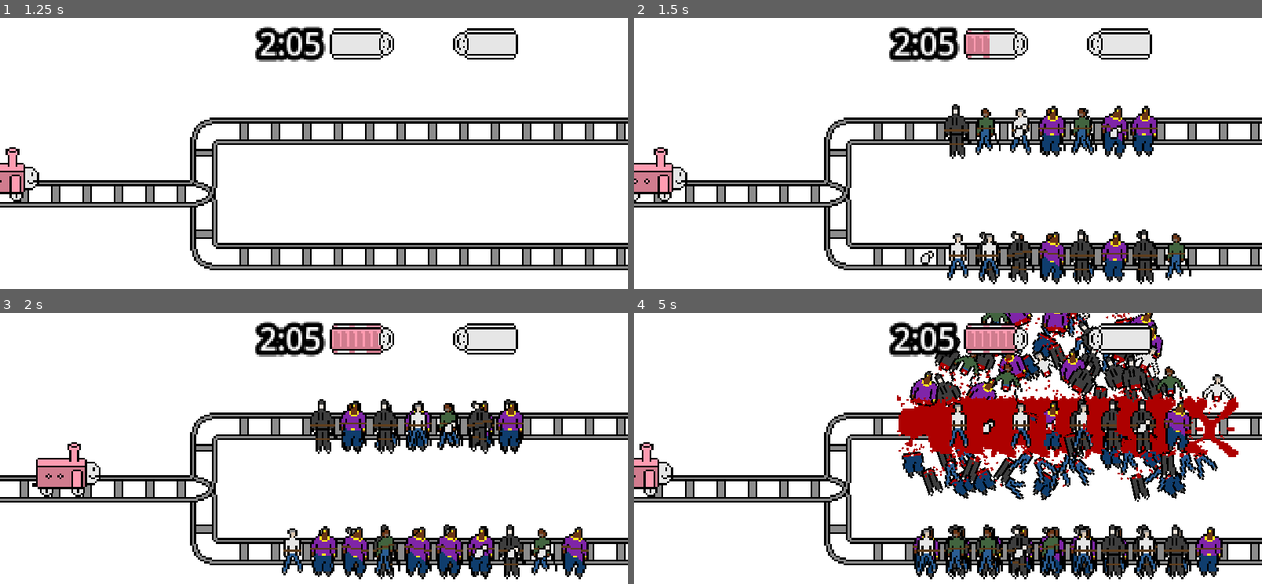
Above: before the commit, frames 1-4 (two rows, left to right).
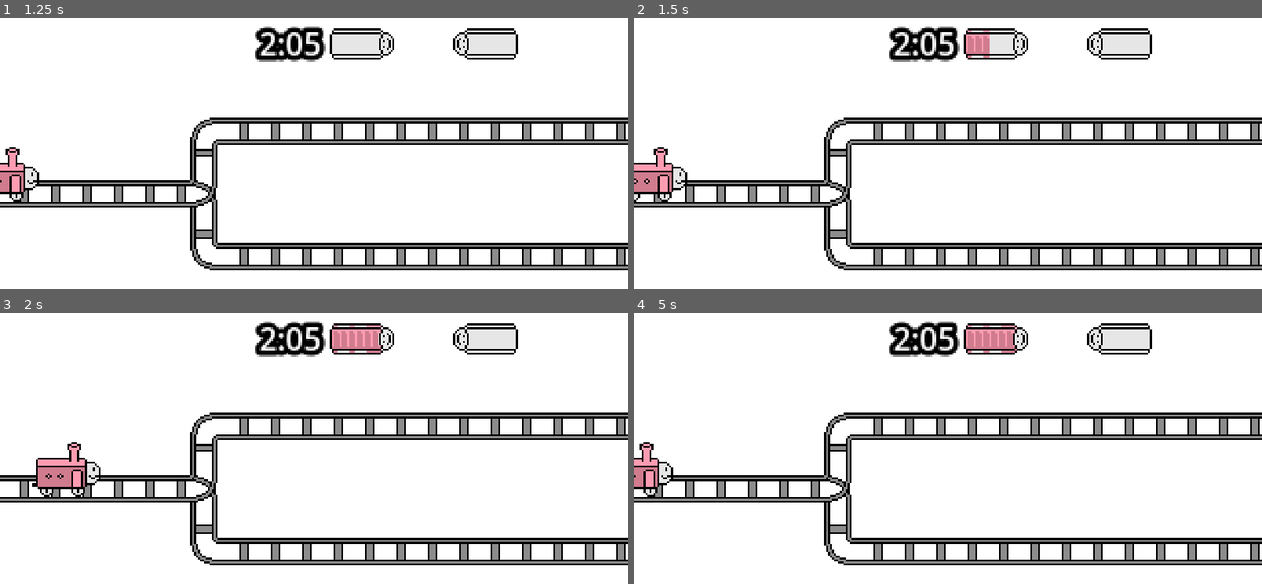
Above: after the commit, the same moments.

Repository: EnzoShoes/problematic-trolley
Game: Godot game, scene res://Scenes/Title Screen/Title Screen.tscn
Same seed, same stepped clock (60 frames per second), same inputs: the game is played once before the commit and once after it.
Inputs:
- Up to frame 1 (1.25 s): click "Play" at 0.5 s
- Up to frame 2 (1.5 s): tap Enter (ui_accept) at 1.25, 1.35 s; hold W (up) from 1.28 s (still down)
- Up to frame 3 (2 s): keep holding W (up); tap Enter (ui_accept) at 1.52, 1.82 s
- Up to frame 4 (5 s): release W (up) at 2.03 s; hold S (down) 2.03-2.78 s; tap Enter (ui_accept) at 2.1, 2.27, 2.57, 2.85, 3.6, 3.77, 4.07, 4.35, 4.52, 4.82 s; hold W (up) 2.78-4.28 s; hold S (down) from 4.28 s (still down)

Frame 1 is identical in both runs. In frame 2, 7.1% of the frame differs, in the area x 45-89%, y 31-99%; in frame 3, 8.9%; in frame 4, 26%, in the area x 41-97%, y 0-99%.
Error after the commit: Parse Error: Too few arguments for "new_victim()" call. Expected at least 1 but received 0. (res://Scripts/main_problem_scene.gd:24)

Commit message:
refacto(victim): introduce victimfactory, reorganize victimscripts

Diff:
--- /dev/null
+++ b/test/Scenes/The problem.tscn
@@ -0,0 +1,79 @@
+[gd_scene load_steps=12 format=3 uid="uid://dem613lqb8ma3"]
+
+[ext_resource type="Texture2D" uid="uid://b7oc3gndlpep1" path="res://Assets/Sprites/Background.png" id="1_ey8m2"]
+[ext_resource type="Script" path="res://Scripts/the_problem.gd" id="1_yeojl"]
+[ext_resource type="Texture2D" uid="uid://dv3bbi1vpekej" path="res://Assets/Sprites/rails_sprite.png" id="2_b664q"]
+[ext_resource type="PackedScene" uid="uid://b5v5lh1cltbg8" path="res://Scenes/victims/victim.tscn" id="4_orfjt"]
+[ext_resource type="Resource" uid="uid://6po3ti6ub4ik" path="res://resources/baby.tres" id="5_83tj0"]
+[ext_resource type="Resource" uid="uid://bkgghrgcsv3kb" path="res://resources/regular_dude.tres" id="5_ie74v"]
+[ext_resource type="PackedScene" uid="uid://cah4mpd32e14d" path="res://Scenes/trolley.tscn" id="6_t8f22"]
+[ext_resource type="Resource" uid="uid://qgpse82pir8n" path="res://resources/bad_dude.tres" id="6_v0683"]
+[ext_resource type="Resource" uid="uid://c7vhveli6eh25" path="res://resources/old_dude.tres" id="7_sm44t"]
+
+[sub_resource type="Curve2D" id="Curve2D_o0a8p"]
+_data = {
+"points": PackedVector2Array(0, 0, 0, 0, -160, 0, 0, 0, 0, 0, -57, 0, 0, 0, 0, 0, -57, 32, 0, 0, 0, 0, 175, 32)
+}
+point_count = 4
+
+[sub_resource type="Curve2D" id="Curve2D_5k05q"]
+_data = {
+"points": PackedVector2Array(0, 0, 0, 0, -160, 0, 0, 0, 0, 0, -57, 0, 0, 0, 0, 0, -57, -32, 0, 0, 0, 0, 174, -32)
+}
+point_count = 4
+
+[node name="The problem" type="Node2D"]
+script = ExtResource("1_yeojl")
+
+[node name="Background" type="Sprite2D" parent="."]
+scale = Vector2(10, 10)
+texture = ExtResource("1_ey8m2")
+
+[node name="Camera2D" type="Camera2D" parent="."]
+zoom = Vector2(3, 3)
+
+[node name="RailsSprite" type="Sprite2D" parent="."]
+texture = ExtResource("2_b664q")
+
+[node name="Victims" type="Node2D" parent="."]
+
+[node name="victim" parent="Victims" instance=ExtResource("4_orfjt")]
+position = Vector2(28, -33)
+ressource = ExtResource("5_83tj0")
+
+[node name="victim2" parent="Victims" instance=ExtResource("4_orfjt")]
+position = Vector2(97, -33)
+ressource = ExtResource("6_v0683")
+
+[node name="victim3" parent="Victims" instance=ExtResource("4_orfjt")]
+position = Vector2(81, -33)
+ressource = ExtResource("7_sm44t")
+
+[node name="victim4" parent="Victims" instance=ExtResource("4_orfjt")]
+position = Vector2(64, -33)
+ressource = ExtResource("5_ie74v")
+
+[node name="victim5" parent="Victims" instance=ExtResource("4_orfjt")]
+position = Vector2(46, -33)
+
+[node name="victim6" parent="Victims" instance=ExtResource("4_orfjt")]
+position = Vector2(67, 31)
+
+[node name="DownPath" type="Path2D" parent="."]
+curve = SubResource("Curve2D_o0a8p")
+
+[node name="PathFollow2D" type="PathFollow2D" parent="DownPath"]
+position = Vector2(-160, 0)
+rotates = false
+loop = false
+
+[node name="UpPath" type="Path2D" parent="."]
+curve = SubResource("Curve2D_5k05q")
+
+[node name="PathFollow2D" type="PathFollow2D" parent="UpPath"]
+position = Vector2(-160, 0)
+rotates = false
+loop = false
+
+[node name="Trolley" parent="." instance=ExtResource("6_t8f22")]
+unique_name_in_owner = true
--- a/test/Scenes/main_problem_scene.tscn
+++ b/test/Scenes/main_problem_scene.tscn
@@ -1,6 +1,6 @@
 [gd_scene load_steps=12 format=3 uid="uid://cwjbd58dpvslw"]
 
-[ext_resource type="Script" path="res://Scenes/main_problem_scene.gd" id="1_gwoya"]
+[ext_resource type="Script" path="res://Scripts/main_problem_scene.gd" id="1_gwoya"]
 [ext_resource type="Texture2D" uid="uid://b7oc3gndlpep1" path="res://Assets/Sprites/Background.png" id="2_rnsq6"]
 [ext_resource type="Texture2D" uid="uid://dv3bbi1vpekej" path="res://Assets/Sprites/rails_sprite.png" id="3_1loqc"]
 [ext_resource type="PackedScene" uid="uid://bmw4hbao1f851" path="res://Scenes/In Game-UI/Score bars.tscn" id="4_ka6ww"]
--- a/test/Scenes/trolley.tscn
+++ b/test/Scenes/trolley.tscn
@@ -5,7 +5,7 @@
 [ext_resource type="Texture2D" uid="uid://ylqacc2wp1bu" path="res://Assets/Sprites/Trolley/troley_down.png" id="3_4spjs"]
 [ext_resource type="Texture2D" uid="uid://cbo4tqqa5ab2l" path="res://Assets/Sprites/Trolley/troley_turning_up.png" id="4_t4lm6"]
 [ext_resource type="Texture2D" uid="uid://cox6j1gqsdcvi" path="res://Assets/Sprites/Trolley/troley_up.png" id="5_oqnm0"]
-[ext_resource type="Script" path="res://Scenes/animation_player.gd" id="6_7aifo"]
+[ext_resource type="Script" path="res://Scripts/animation_player.gd" id="6_7aifo"]
 [ext_resource type="Texture2D" uid="uid://bi11vpi45ku6s" path="res://Assets/Sprites/Trolley/troly_smoke_particle_1.png" id="7_k7e6q"]
 
 [sub_resource type="SpriteFrames" id="SpriteFrames_k7imb"]
--- a/test/Scenes/victims/victim.tscn
+++ b/test/Scenes/victims/victim.tscn
@@ -1,6 +1,6 @@
 [gd_scene load_steps=21 format=3 uid="uid://b5v5lh1cltbg8"]
 
-[ext_resource type="Script" path="res://Scripts/victim.gd" id="1_37lrr"]
+[ext_resource type="Script" path="res://Scripts/Victims/victim.gd" id="1_37lrr"]
 [ext_resource type="PackedScene" uid="uid://cqqaoc2sbhmty" path="res://Assets/Sprites/Bloodsplats/Blood_explosion_animation/blood_explosion.tscn" id="1_snshh"]
 [ext_resource type="Resource" uid="uid://yp5qwrwufrcq" path="res://resources/rich_dude.tres" id="2_12sah"]
 [ext_resource type="Texture2D" uid="uid://bgufjrs23bqu8" path="res://Assets/Sprites/Bloodsplats/blood_splat_1.png" id="2_fv3ol"]
@@ -89,4 +89,6 @@
 stream = SubResource("AudioStreamRandomizer_be4pi")
 pitch_scale = 0.73
 
+[node name="Node" type="Node" parent="."]
+
 [connection signal="area_entered" from="Area2D" to="." method="_on_area_2d_area_entered"]
--- a/test/Scripts/victim.gd
+++ b/test/Scripts/Victims/victim.gd
@@ -1,3 +1,4 @@
+class_name Victim
 extends Node2D
 
 @onready var area_2d: Area2D = $Area2D
@@ -10,10 +11,11 @@
 @onready var audio_stream_player: AudioStreamPlayer = $AudioStreamPlayer
 
 @export var ressource: Resource
+@export var value: int
 
 var explosion_force: int = 100
 var explosion_randomness: float = 0.5 #0 = no random ; 1 = full random
-var living_status : bool = true
+var is_living : bool = true
 
 const anim_speed_rand:float = 0.1
 
@@ -47,11 +49,11 @@
 	if audio_stream_player.playing == false:
 		audio_stream_player.play()
 
-	living_status = false # the victim is dead so we dont want the train to be able to trigger death method again so we turn off the area2D for good
+	is_living = false # the victim is dead so we dont want the train to be able to trigger death method again so we turn off the area2D for good
 
 
 func _on_area_2d_area_entered(area: Area2D) -> void: #triggers the death method when the victim is hit by the train
 	print("area entered in victim")
 	if area.is_in_group("player"):
-		if living_status:
+		if is_living:
 			death()
--- /dev/null
+++ b/test/Scripts/Victims/victim_factory.gd
@@ -0,0 +1,35 @@
+class_name VictimFactory
+extends Node
+
+const victim_scene: PackedScene = preload("res://Scenes/victims/victim.tscn")
+
+static var victim_resource_map = {
+	Globals.victim_types.BAD : load("res://resources/bad_dude.tres"),
+	Globals.victim_types.BABY : load("res://resources/baby.tres"),
+	Globals.victim_types.RICH : load("res://resources/rich_dude.tres"),
+	Globals.victim_types.OLD : load("res://resources/old_dude.tres"),
+	Globals.victim_types.NORMAL : load("res://resources/regular_dude.tres")
+}
+
+static var victim_value_map = {
+	Globals.victim_types.BAD : 1,
+	Globals.victim_types.BABY : 10,
+	Globals.victim_types.OLD : 3,
+	Globals.victim_types.NORMAL: 5,
+	Globals.victim_types.RICH : 15
+}
+
+static func new_victim(type: int) -> Victim:
+	var victim: Victim = victim_scene.instantiate()
+	victim.ressource = victim_resource_map[type]
+	victim.value = victim_value_map[type]
+	return victim
+
+# Called when the node enters the scene tree for the first time.
+func _ready() -> void:
+	pass # Replace with function body.
+
+
+# Called every frame. 'delta' is the elapsed time since the previous frame.
+func _process(delta: float) -> void:
+	pass
--- /dev/null
+++ b/test/Scripts/globals.gd
@@ -0,0 +1,12 @@
+extends Node
+
+enum victim_types {BAD, BABY, RICH, OLD, NORMAL}
+
+# Called when the node enters the scene tree for the first time.
+func _ready() -> void:
+	pass # Replace with function body.
+
+
+# Called every frame. 'delta' is the elapsed time since the previous frame.
+func _process(delta: float) -> void:
+	pass
--- a/test/Scenes/main_problem_scene.gd
+++ b/test/Scripts/main_problem_scene.gd
@@ -1,12 +1,7 @@
 extends Node2D
-enum victim_types {BAD, BABY, RICH, OLD, NORMAL}
-var victim_map = {
-	victim_types.BAD : load("res://resources/bad_dude.tres"),
-	victim_types.BABY : load("res://resources/baby.tres"),
-	victim_types.RICH : load("res://resources/rich_dude.tres"),
-	victim_types.OLD : load("res://resources/old_dude.tres"),
-	victim_types.NORMAL : load("res://resources/regular_dude.tres")
-}
+
+# instantiate with ressource,
+
 var lvls_map = [
 ]
 var loaded_victims = []
@@ -15,7 +10,6 @@
 func _ready() -> void:
 
 	pass # Replace with function body.
-
 
 # Called every frame. 'delta' is the elapsed time since the previous frame.
 func _process(delta: float) -> void:
@@ -27,8 +21,7 @@
 
 func spawn_victims(vic_num: int,vic_side: String) -> void:
 	for i in range(vic_num):
-			var new_victim = VICTIM.instantiate()
-			new_victim.ressource = victim_map[randi_range(0, len(victim_types)-1)]
+			var new_victim = VictimFactory.new_victim()
 			var current_spawn_point = get_node("spawn_points/spawn_" + vic_side + "/spawn_" + vic_side + "_" + str(i+1))
 			current_spawn_point.add_child(new_victim)
 			loaded_victims.append(new_victim)
--- a/test/project.godot
+++ b/test/project.godot
@@ -14,6 +14,10 @@
 run/main_scene="res://Scenes/Title Screen/Title Screen.tscn"
 config/features=PackedStringArray("4.3", "Forward Plus")
 config/icon="res://Assets/icon.png"
+
+[autoload]
+
+Globals="*res://Scripts/globals.gd"
 
 [display]
 
--- a/test/resources/baby.tres
+++ b/test/resources/baby.tres
@@ -1,7 +1,7 @@
 [gd_resource type="Resource" load_steps=3 format=3 uid="uid://6po3ti6ub4ik"]
 
 [ext_resource type="SpriteFrames" uid="uid://b1xe53xep2fyv" path="res://Assets/Sprites/Victims/baby/baby_wigle.tres" id="1_aefok"]
-[ext_resource type="Script" path="res://Scripts/victim_ressource.gd" id="1_cxavp"]
+[ext_resource type="Script" path="res://Scripts/Victims/victim_ressource.gd" id="1_cxavp"]
 
 [resource]
 script = ExtResource("1_cxavp")
--- a/test/resources/bad_dude.tres
+++ b/test/resources/bad_dude.tres
@@ -1,6 +1,6 @@
 [gd_resource type="Resource" load_steps=5 format=3 uid="uid://qgpse82pir8n"]
 
-[ext_resource type="Script" path="res://Scripts/victim_ressource.gd" id="1_ul0dc"]
+[ext_resource type="Script" path="res://Scripts/Victims/victim_ressource.gd" id="1_ul0dc"]
 [ext_resource type="SpriteFrames" uid="uid://bfk4avdo8r8ur" path="res://Assets/Sprites/Victims/bad_guy/bad_guy_wigle.tres" id="1_x7ma5"]
 [ext_resource type="Texture2D" uid="uid://ew742mhqlvpn" path="res://Assets/Sprites/Victims/badguy_dead_lowerbody.png" id="2_yenu0"]
 [ext_resource type="Texture2D" uid="uid://bu7agol1pt1hr" path="res://Assets/Sprites/Victims/badguy_dead_upperbody.png" id="3_bjsdd"]
--- a/test/resources/old_dude.tres
+++ b/test/resources/old_dude.tres
@@ -1,7 +1,7 @@
 [gd_resource type="Resource" load_steps=5 format=3 uid="uid://c7vhveli6eh25"]
 
 [ext_resource type="SpriteFrames" uid="uid://bmwhoqtjoqidj" path="res://Assets/Sprites/Victims/old_guy/old_guy_wigle.tres" id="1_4xbug"]
-[ext_resource type="Script" path="res://Scripts/victim_ressource.gd" id="1_t76yf"]
+[ext_resource type="Script" path="res://Scripts/Victims/victim_ressource.gd" id="1_t76yf"]
 [ext_resource type="Texture2D" uid="uid://ijdldsodjk2m" path="res://Assets/Sprites/Victims/elder_dead_lowerbody.png" id="2_0l4es"]
 [ext_resource type="Texture2D" uid="uid://demega28t1pma" path="res://Assets/Sprites/Victims/elder_dead_upperbody.png" id="3_lmwh8"]
 
--- a/test/resources/regular_dude.tres
+++ b/test/resources/regular_dude.tres
@@ -1,6 +1,6 @@
 [gd_resource type="Resource" load_steps=5 format=3 uid="uid://bkgghrgcsv3kb"]
 
-[ext_resource type="Script" path="res://Scripts/victim_ressource.gd" id="1_ivx5m"]
+[ext_resource type="Script" path="res://Scripts/Victims/victim_ressource.gd" id="1_ivx5m"]
 [ext_resource type="SpriteFrames" uid="uid://caphkmc3msy5w" path="res://Assets/Sprites/Victims/regular_guy/regular_guy_wigle.tres" id="1_mjm1r"]
 [ext_resource type="Texture2D" uid="uid://dm2vqm8fk1pfu" path="res://Assets/Sprites/Victims/dude_dead_lowerbody.png" id="2_k51fg"]
 [ext_resource type="Texture2D" uid="uid://b7u00arfjsmie" path="res://Assets/Sprites/Victims/dude_dead_upperbody.png" id="3_ctux5"]
--- a/test/resources/rich_dude.tres
+++ b/test/resources/rich_dude.tres
@@ -1,7 +1,7 @@
 [gd_resource type="Resource" load_steps=5 format=3 uid="uid://yp5qwrwufrcq"]
 
 [ext_resource type="SpriteFrames" uid="uid://b3rqovyraalay" path="res://Assets/Sprites/Victims/rich_guy/rich_guy_wigle.tres" id="1_p3vas"]
-[ext_resource type="Script" path="res://Scripts/victim_ressource.gd" id="1_wm4he"]
+[ext_resource type="Script" path="res://Scripts/Victims/victim_ressource.gd" id="1_wm4he"]
 [ext_resource type="Texture2D" uid="uid://be8q0ku4nlosw" path="res://Assets/Sprites/Victims/richdude_dead_lowerbody.png" id="2_o6hgq"]
 [ext_resource type="Texture2D" uid="uid://4fcq2p6reusr" path="res://Assets/Sprites/Victims/richdude_dead_upperbody.png" id="3_o6kb4"]
 
Not shown: 1 places in test/Scenes/victims/victim.tscn that only renumber resources
Renamed: test/Scripts/victim_ressource.gd -> test/Scripts/Victims/victim_ressource.gd
Renamed: test/Scenes/animation_player.gd -> test/Scripts/animation_player.gd
